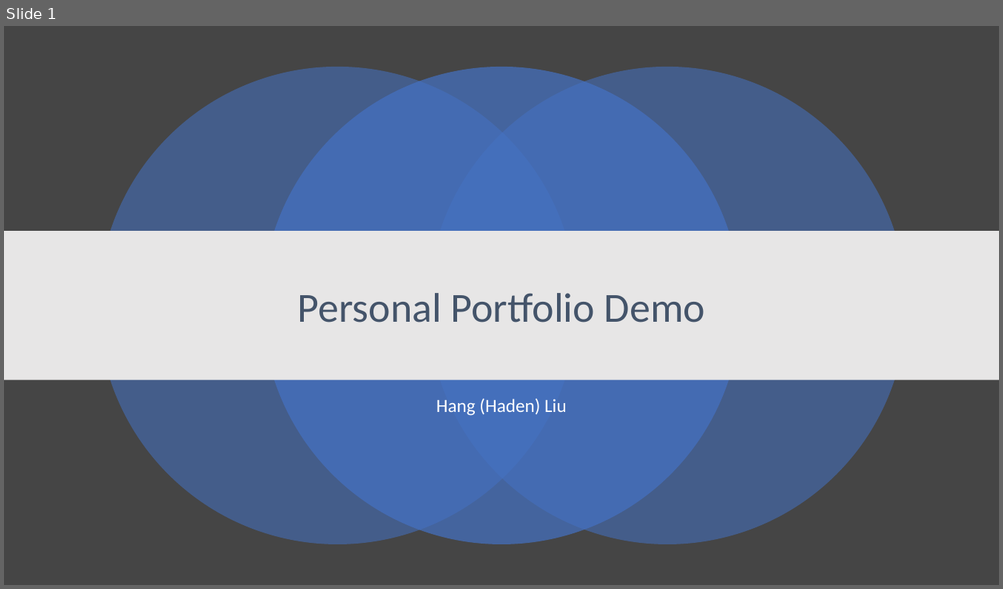
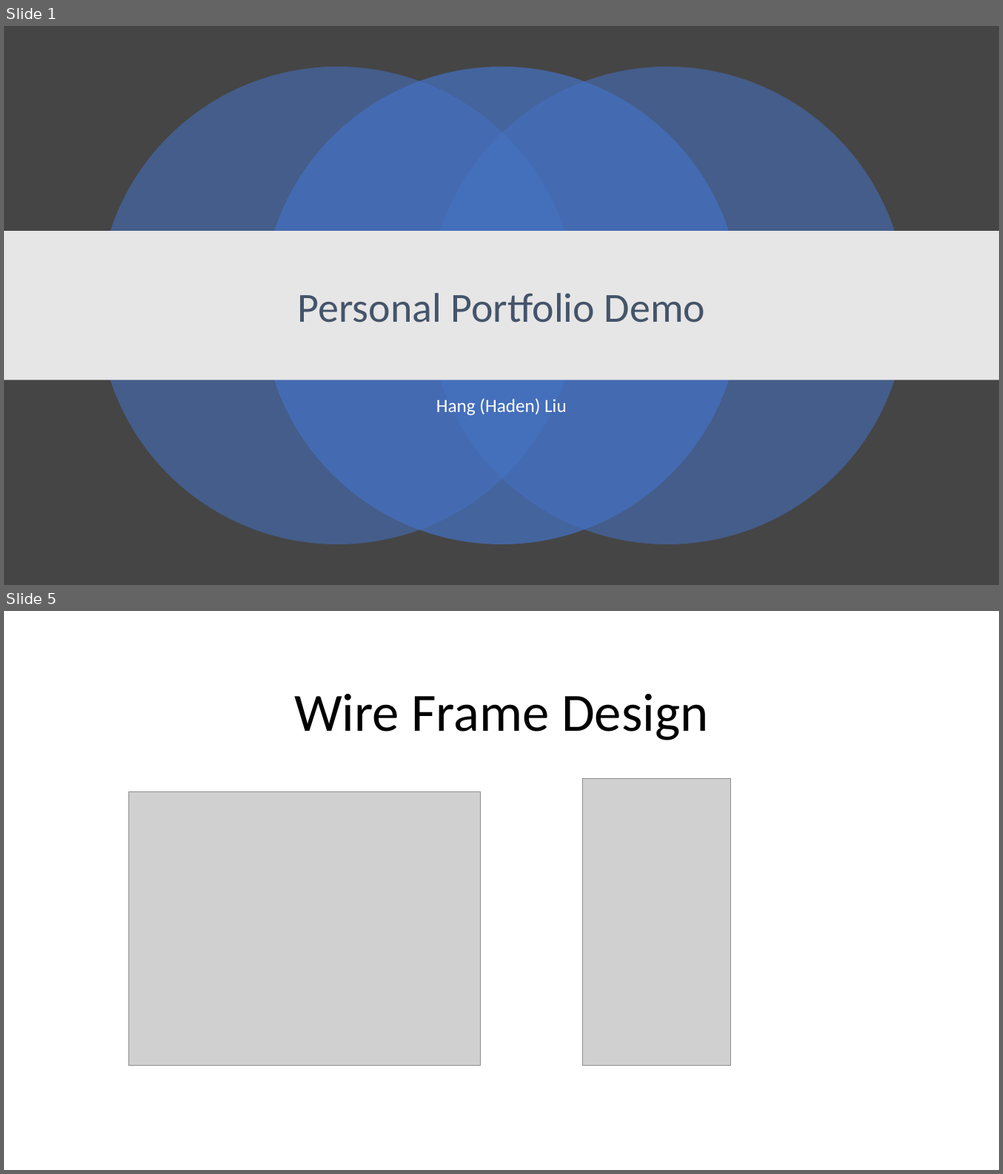
Before and after one commit to haden-liu/Hang-Liu_T1A2, a slide deck: assets/Presentation1.pptx. Shown one above the other, each under a label of ours: slide 1 before the commit, slides 1 and 5 after it; the slides between them are not shown. The pictures are 1003x589 and 1003x1174 pixels, drawn with LibreOffice and Linux fonts; fonts in the diff are those of the drawing; grey boxes stand for pictures. Boxes give left, top, right and bottom in pixels: in the first picture for what was removed or moved away, otherwise in the second. Text is boxed around its words. In the diff, an @@ line names an element or a change of style, - is before the commit and + after.

```diff
--- a/assets/Presentation1.pptx
+++ b/assets/Presentation1.pptx
@@ slide 5 added at bbox=[4, 611, 999, 1170], background #FFFFFF @@
@@ title added at bbox=[294, 694, 708, 741], 52 pt, text #000000 @@
+Wire Frame Design
@@ picture added at bbox=[582, 779, 731, 1065] @@
@@ picture added at bbox=[128, 792, 481, 1066] @@
```
Also in this commit, not shown: 5 other slides added, 1 slide removed, 2 other files.
